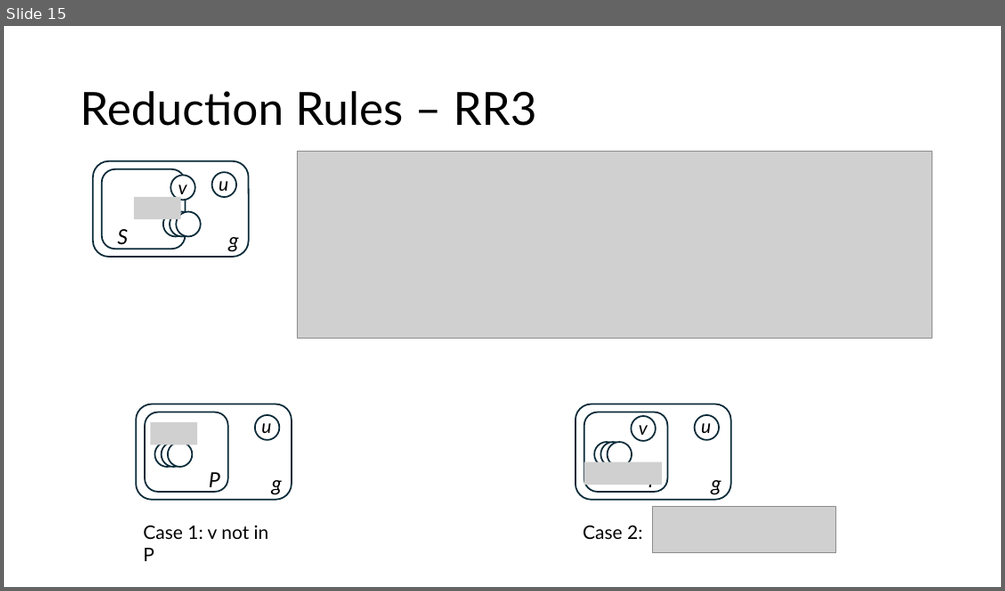
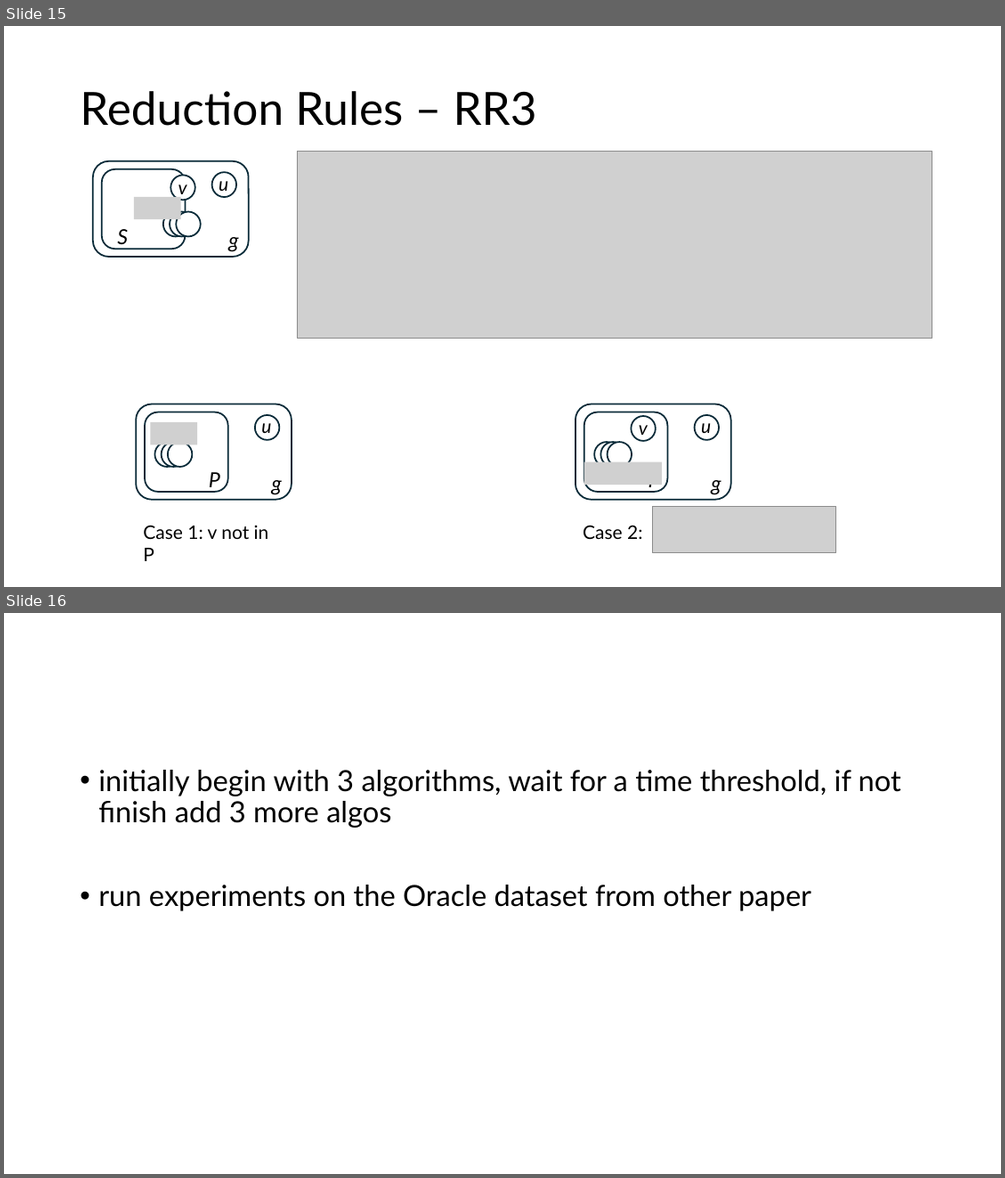
Before and after one commit to akhlaqueak/kplex-ML, a slide deck: kPlexT-Branching.pptx. Shown one above the other, each under a label of ours: slide 15 before the commit, slides 15 and 16 after it. The pictures are 1005x591 and 1005x1178 pixels, drawn with LibreOffice and Linux fonts; fonts in the diff are those of the drawing; grey boxes stand for pictures. Boxes give left, top, right and bottom in pixels: in the first picture for what was removed or moved away, otherwise in the second. Text is boxed around its words. In the diff, an @@ line names an element or a change of style, - is before the commit and + after.

```diff
--- a/kPlexT-Branching.pptx
+++ b/kPlexT-Branching.pptx
@@ slide 16 added at <box>4,613,1001,1174</box>, background #FFFFFF @@
@@ text added at <box>98,770,901,911</box>, 28 pt, text #000000 @@
+• initially begin with 3 algorithms, wait for a time threshold, if not finish add 3 more algos
+• run experiments on the Oracle dataset from other paper
```
Also in this commit, not shown: 1 slide changed, 17 other files.
